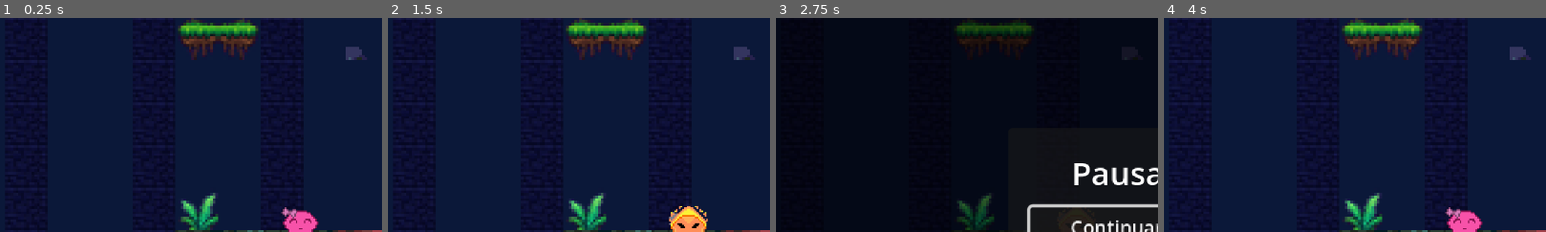
Above: before the commit, frames 1-4 (left to right).
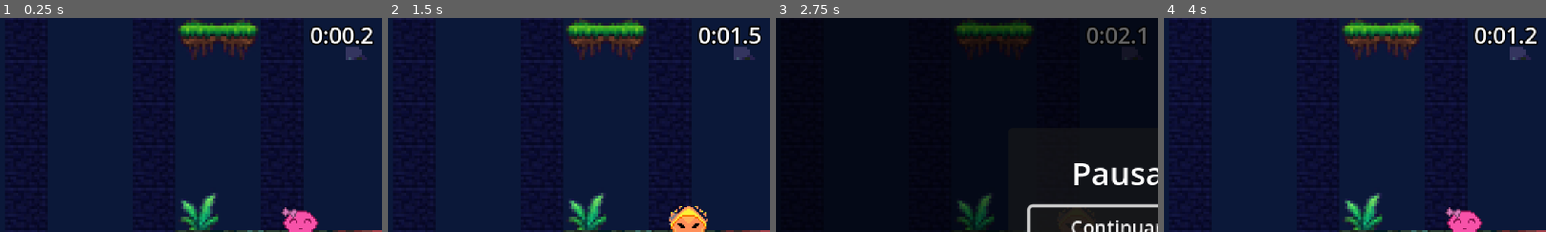
Above: after the commit, the same moments.

Repository: Navarro0k/Slimeterra
Game: Godot game, scene res://Scenes/Levels/jungleLevel.tscn
The game is run twice, just before and just after one commit, with the same random seed, the same clock (stepped at 60 frames per second) and the same inputs.
Inputs:
- Up to frame 1 (0.25 s): no input
- Up to frame 2 (1.5 s): click "x16" at 0.5 s; click "x2" at 1.25 s
- Up to frame 3 (2.75 s): click "Pausa" at 2 s
- Up to frame 4 (4 s): click "Reiniciar" at 2.75 s; click "x16" at 3.5 s
The pictures show only the part of the screen within x 5-55%, y 2-52%; the shares and areas given below are measured in that part.

The runs differ from the first frame. In frame 1, 1.1% of the frame differs, in the area x 81-98%, y 3-13%; in frame 2, 1.0%; in frame 3, 0.5%; in frame 4, 1.0%.

Commit message:
feat: stars according to stopwatch

Diff:
--- a/Scenes/Levels/Level_Ice.tscn
+++ b/Scenes/Levels/Level_Ice.tscn
@@ -12,6 +12,7 @@
 [ext_resource type="PackedScene" uid="uid://dw82wq0fcv5vs" path="res://Scenes/UI/SlimeSelectorUI.tscn" id="10_5sjxy"]
 [ext_resource type="Script" uid="uid://cwhjdnhouowt5" path="res://Scripts/camara_seguimiento.gd" id="11_hbc57"]
 [ext_resource type="AudioStream" uid="uid://t2gd5ws7ajl8" path="res://Assets/Audio/level_music/Newer Wave.mp3" id="13_44arf"]
+[ext_resource type="PackedScene" path="res://Scenes/Meta.tscn" id="14_meta"]
 
 [sub_resource type="TileSetAtlasSource" id="TileSetAtlasSource_ybqp2"]
 texture = ExtResource("1_1yxr7")
@@ -3745,7 +3746,7 @@
 sources/6 = SubResource("TileSetAtlasSource_hbc57")
 
 [sub_resource type="RectangleShape2D" id="RectangleShape2D_44arf"]
-size = Vector2(313.5, 569)
+size = Vector2(313.5, 838)
 
 [node name="LevelIce" type="Node2D" unique_id=539677101]
 script = ExtResource("1_6073x")
@@ -3783,5 +3784,8 @@
 [node name="LimitesCamara" type="Area2D" parent="." unique_id=1792631318]
 
 [node name="CollisionShape2D" type="CollisionShape2D" parent="LimitesCamara" unique_id=1764099669]
-position = Vector2(-25.75, -182.5)
+position = Vector2(-25.75, -317)
 shape = SubResource("RectangleShape2D_44arf")
+
+[node name="Meta" parent="." unique_id=1924661586 instance=ExtResource("14_meta")]
+position = Vector2(-56, -670)
--- a/Scripts/level.gd
+++ b/Scripts/level.gd
@@ -22,7 +22,15 @@
 @export_group("Límites del nivel")
 @export var mostrar_limites: bool = false
 
+@export_group("Estrellas")
+## Tiempo (s) máximo para conseguir 3 estrellas.
+@export var tiempo_3_estrellas: float = 45.0
+## Tiempo (s) máximo para conseguir 2 estrellas. Más que esto = 1 estrella.
+@export var tiempo_2_estrellas: float = 90.0
+
 var limites_globales: Rect2 = Rect2()
+var tiempo_transcurrido: float = 0.0
+var _etiqueta_tiempo: Label
 
 @onready var slingshoot: Node2D = $Slingshoot
 @onready var ui: SlimeSelectorUI = $SlimeSelectorUI
@@ -71,6 +79,47 @@
 	# La cámara arranca ya sobre la resortera (sin paneo inicial).
 	camara.seguir(slingshoot, true)
 
+	_crear_hud_tiempo()
+
+func _process(delta: float) -> void:
+	if _terminado or _etiqueta_tiempo == null:
+		return
+	tiempo_transcurrido += delta
+	_etiqueta_tiempo.text = _formatear_tiempo(tiempo_transcurrido)
+
+# ---------------------------------------------------------------------------
+# Contador de tiempo y estrellas
+# ---------------------------------------------------------------------------
+
+func _crear_hud_tiempo() -> void:
+	var capa := CanvasLayer.new()
+	capa.layer = 20
+	add_child(capa)
+	_etiqueta_tiempo = Label.new()
+	_etiqueta_tiempo.text = "0:00.0"
+	_etiqueta_tiempo.custom_minimum_size = Vector2(80, 0)
+	_etiqueta_tiempo.horizontal_alignment = HORIZONTAL_ALIGNMENT_CENTER
+	_etiqueta_tiempo.add_theme_font_size_override("font_size", 14)
+	_etiqueta_tiempo.add_theme_color_override("font_outline_color", Color.BLACK)
+	_etiqueta_tiempo.add_theme_constant_override("outline_size", 4)
+	capa.add_child(_etiqueta_tiempo)
+	_etiqueta_tiempo.set_anchors_and_offsets_preset(Control.PRESET_CENTER_TOP, Control.PRESET_MODE_MINSIZE, 6)
+	_etiqueta_tiempo.grow_horizontal = Control.GROW_DIRECTION_BOTH
+
+func _formatear_tiempo(t: float) -> String:
+	var minutos := floori(t / 60.0)
+	var segundos := fmod(t, 60.0)
+	return "%d:%04.1f" % [minutos, segundos]
+
+func _calcular_estrellas() -> int:
+	if tiempo_transcurrido <= tiempo_3_estrellas:
+		return 3
+	if tiempo_transcurrido <= tiempo_2_estrellas:
+		return 2
+	return 1
+
+# ---------------------------------------------------------------------------
+
 func _on_slime_lanzado(slime: Node2D) -> void:
 	# El slime en vuelo rebota en los límites del nivel y la cámara lo sigue.
 	slime.set("limites", limites_globales)
@@ -90,7 +139,8 @@
 	if _terminado:
 		return
 	_terminado = true
-	pantalla.mostrar_victoria.call_deferred("Slimes sobrantes: %d" % _slimes_restantes())
+	var mensaje := "Tiempo: %s\nSlimes sobrantes: %d" % [_formatear_tiempo(tiempo_transcurrido), _slimes_restantes()]
+	pantalla.mostrar_victoria.call_deferred(mensaje, _calcular_estrellas())
 
 ## Slimes que aún no se han disparado (el que está volando ya se descontó).
 func _slimes_restantes() -> int:
--- a/Scripts/pantalla_fin.gd
+++ b/Scripts/pantalla_fin.gd
@@ -7,6 +7,35 @@
 
 enum Modo { OCULTA, PAUSA, VICTORIA, DERROTA }
 
+## Dibuja 3 estrellas; las `obtenidas` en dorado y el resto apagadas.
+class Estrellas extends Control:
+	const TAM := 22.0
+	const SEP := 8.0
+	var obtenidas: int = 0
+
+	func _init() -> void:
+		custom_minimum_size = Vector2(TAM * 3.0 + SEP * 2.0, TAM)
+		mouse_filter = Control.MOUSE_FILTER_IGNORE
+		size_flags_horizontal = Control.SIZE_SHRINK_CENTER
+
+	func poner(n: int) -> void:
+		obtenidas = n
+		queue_redraw()
+
+	func _draw() -> void:
+		for i in 3:
+			var centro := Vector2(TAM * 0.5 + i * (TAM + SEP), TAM * 0.5)
+			var color := Color(1.0, 0.85, 0.2) if i < obtenidas else Color(0.25, 0.25, 0.32)
+			draw_colored_polygon(_puntos(centro, TAM * 0.5, TAM * 0.22), color)
+
+	func _puntos(c: Vector2, r_ext: float, r_int: float) -> PackedVector2Array:
+		var pts := PackedVector2Array()
+		for k in 10:
+			var r := r_ext if k % 2 == 0 else r_int
+			var a := -PI / 2.0 + k * PI / 5.0
+			pts.append(c + Vector2(cos(a), sin(a)) * r)
+		return pts
+
 var modo: Modo = Modo.OCULTA
 
 ## Si no está vacío, la victoria ofrece pasar a este nivel (ruta res://...tscn). Lo asigna el nivel.
@@ -19,6 +48,7 @@
 var _btn_pausa: Button
 var _raiz: Control
 var _titulo: Label
+var _estrellas: Estrellas
 var _mensaje: Label
 var _btn_continuar: Button
 var _btn_reiniciar: Button
@@ -47,9 +77,9 @@
 	elif modo == Modo.OCULTA:
 		_mostrar(Modo.PAUSA, "Pausa", "")
 
-func mostrar_victoria(mensaje: String = "") -> void:
+func mostrar_victoria(mensaje: String = "", estrellas: int = 0) -> void:
 	var titulo := "¡Juego completado!" if es_final_del_juego else "¡Nivel completado!"
-	_mostrar(Modo.VICTORIA, titulo, mensaje)
+	_mostrar(Modo.VICTORIA, titulo, mensaje, estrellas)
 
 func mostrar_derrota(mensaje: String = "") -> void:
 	_mostrar(Modo.DERROTA, "Sin slimes", mensaje)
@@ -81,12 +111,14 @@
 # Interno
 # ---------------------------------------------------------------------------
 
-func _mostrar(nuevo_modo: Modo, titulo: String, mensaje: String) -> void:
+func _mostrar(nuevo_modo: Modo, titulo: String, mensaje: String, estrellas: int = 0) -> void:
 	modo = nuevo_modo
 	_titulo.text = titulo
 	_mensaje.text = mensaje
 	_mensaje.visible = mensaje != ""
 	var victoria := nuevo_modo == Modo.VICTORIA
+	_estrellas.visible = victoria
+	_estrellas.poner(estrellas)
 	_btn_continuar.visible = nuevo_modo == Modo.PAUSA
 	_btn_siguiente.visible = victoria and siguiente_nivel != ""
 	_btn_inicio.visible = victoria and es_final_del_juego and primer_nivel != ""
@@ -143,6 +175,9 @@
 	_titulo.add_theme_font_size_override("font_size", 20)
 	caja.add_child(_titulo)
 
+	_estrellas = Estrellas.new()
+	caja.add_child(_estrellas)
+
 	_mensaje = Label.new()
 	_mensaje.horizontal_alignment = HORIZONTAL_ALIGNMENT_CENTER
 	_mensaje.add_theme_font_size_override("font_size", 10)
--- a/Scripts/slime.gd
+++ b/Scripts/slime.gd
@@ -42,6 +42,10 @@
 ## Bus de audio de los efectos. Si no existe en el proyecto, usa Master.
 @export var bus_efectos: StringName = &"SFX"
 
+@export_group("Estirado en la resortera")
+@export var color_burbujas: Color = Color(1.0, 0.65, 0.9)
+@export var burbujas_cantidad: int = 20
+
 @onready var particulas_rastro: CPUParticles2D = $CPUParticles2D
 @onready var sprite: Sprite2D = $Sprite2D
 @onready var forma_colision: CollisionShape2D = $CollisionShape2D
@@ -76,6 +80,12 @@
 ## Radio del círculo de estiramiento de la honda (sin contar el cuerpo del slime).
 var _radio_zona: float = 0.0
 
+# --- Estirado visual ---------------------------------------------------------
+var _escala_base: Vector2 = Vector2.ONE
+var _tension: float = 0.0
+var _brillo: Sprite2D
+var _burbujas: CPUParticles2D
+
 func _ready():
 	custom_integrator = true
 	contact_monitor = true
@@ -93,6 +103,12 @@
 	var damp_global: float = ProjectSettings.get_setting("physics/2d/default_linear_damp")
 	arrastre = linear_damp + damp_global if linear_damp_mode == DAMP_MODE_COMBINE else linear_damp
 
+	_escala_base = sprite.scale
+	if _quema_bloques:
+		color_burbujas = Color(1.0, 0.6, 0.2)
+	_crear_brillo()
+	_crear_burbujas()
+
 func _physics_process(delta):
 	particulas_rastro.emitting = linear_velocity.length() > 5.0
 
@@ -109,6 +125,12 @@
 
 	if estado == Estado.SALIENDO:
 		_actualizar_salida(delta)
+
+func _process(_delta: float) -> void:
+	# Pulso del brillo: más intenso y rápido a más tensión.
+	if _tension > 0.0 and _brillo != null and _brillo.visible:
+		var pulso := 0.65 + 0.25 * sin(Time.get_ticks_msec() * 0.001 * lerpf(8.0, 18.0, _tension))
+		_brillo.modulate.a = _tension * pulso
 
 # ---------------------------------------------------------------------------
 # Ciclo de vida
@@ -122,6 +144,7 @@
 	_activar_colisiones(false)
 
 func lanzar(velocidad_inicial: Vector2, tiempo_respeto: float = 1.5, zona: Node2D = null, radio_zona: float = 0.0):
+	set_tension(0.0)
 	estado = Estado.SALIENDO
 	_tiempo_vuelo = 0.0
 	_tiempo_respeto = tiempo_respeto
@@ -193,6 +216,64 @@
 	escena.add_child(reproductor)
 	reproductor.finished.connect(reproductor.queue_free)
 	reproductor.play()
+
+# ---------------------------------------------------------------------------
+# Estirado visual en la resortera
+# ---------------------------------------------------------------------------
+
+## t: 0..1 (potencia acumulada). Solo controla el brillo y las burbujas;
+## el sprite NO se deforma ni rota. direccion_tiron se ignora, se conserva
+## en la firma para no tocar slingshoot.gd.
+func set_tension(t: float, direccion_tiron: Vector2 = Vector2.ZERO) -> void:
+	if _brillo == null or _burbujas == null:
+		return
+	t = clampf(t, 0.0, 1.0)
+	if t <= 0.01 or direccion_tiron == Vector2.ZERO:
+		_tension = 0.0
+		_brillo.visible = false
+		_burbujas.emitting = false
+		return
+
+	_tension = t
+	_brillo.visible = true
+	_burbujas.emitting = t > 0.08
+	_burbujas.speed_scale = lerpf(0.7, 2.2, t)  # más potencia = más burbujas por segundo
+	_burbujas.scale_amount_max = lerpf(1.5, 3.0, t)
+
+func _crear_brillo() -> void:
+	_brillo = Sprite2D.new()
+	_brillo.texture = sprite.texture
+	_brillo.scale = _escala_base * 1.08
+	var mat := CanvasItemMaterial.new()
+	mat.blend_mode = CanvasItemMaterial.BLEND_MODE_ADD
+	_brillo.material = mat
+	_brillo.modulate = Color(1, 1, 1, 0)
+	_brillo.visible = false
+	add_child(_brillo)
+
+func _crear_burbujas() -> void:
+	_burbujas = CPUParticles2D.new()
+	_burbujas.emitting = false
+	_burbujas.amount = burbujas_cantidad
+	_burbujas.lifetime = 0.7
+	_burbujas.local_coords = false  # las burbujas se quedan flotando donde nacen
+	_burbujas.emission_shape = CPUParticles2D.EMISSION_SHAPE_SPHERE
+	_burbujas.emission_sphere_radius = _radio + 2.0
+	_burbujas.direction = Vector2.UP
+	_burbujas.spread = 60.0
+	_burbujas.gravity = Vector2(0, -14)  # suben
+	_burbujas.initial_velocity_min = 2.0
+	_burbujas.initial_velocity_max = 8.0
+	_burbujas.scale_amount_min = 1.0
+	_burbujas.scale_amount_max = 1.5
+	var degradado := Gradient.new()
+	degradado.offsets = PackedFloat32Array([0.0, 1.0])
+	degradado.colors = PackedColorArray([
+		Color(color_burbujas, 0.95), Color(color_burbujas, 0.0)
+	])
+	_burbujas.color_ramp = degradado
+	_burbujas.z_index = 1
+	add_child(_burbujas)
 
 # ---------------------------------------------------------------------------
 # Física
--- a/Scripts/slingshoot.gd
+++ b/Scripts/slingshoot.gd
@@ -178,6 +178,7 @@
 	slime_actual = null
 
 func _soltar_resortera() -> void:
+	_aplicar_tension_slime(0.0, Vector2.ZERO)  # por si se suelta sin disparar
 	is_dragging = false
 	var vector_tiro = center_marker.position - current_drag_position
 
@@ -239,6 +240,7 @@
 		_player_estirar_loop.volume_db = lerpf(volumen_loop_min_db, volumen_estirar_db, tension)
 		_player_estirar_loop.pitch_scale = lerpf(tono_loop_min, tono_loop_max, tension)
 
+	_aplicar_tension_slime(minf(tension, 1.0), current_drag_position - center_marker.position)
 	actualizar_cuerdas(current_drag_position)
 	queue_redraw()
 
@@ -247,6 +249,11 @@
 		if _inventario[i]["cantidad"] > 0:
 			return i
 	return -1
+
+## Le pasa al slime cuánto se está estirando (0..1) y hacia dónde se jala.
+func _aplicar_tension_slime(t: float, direccion_tiron: Vector2) -> void:
+	if is_instance_valid(slime_actual) and slime_actual.has_method("set_tension"):
+		slime_actual.set_tension(t, direccion_tiron)
 
 # ==============================================================================
 # LÓGICA VISUAL Y DIBUJO
Not shown, added: Executable/HTML/index.apple-touch-icon.png.import
Not shown, added: Executable/HTML/index.icon.png.import
Not shown, added: Executable/HTML/index.png.import
Not shown, added: parchear_level_ice.py
